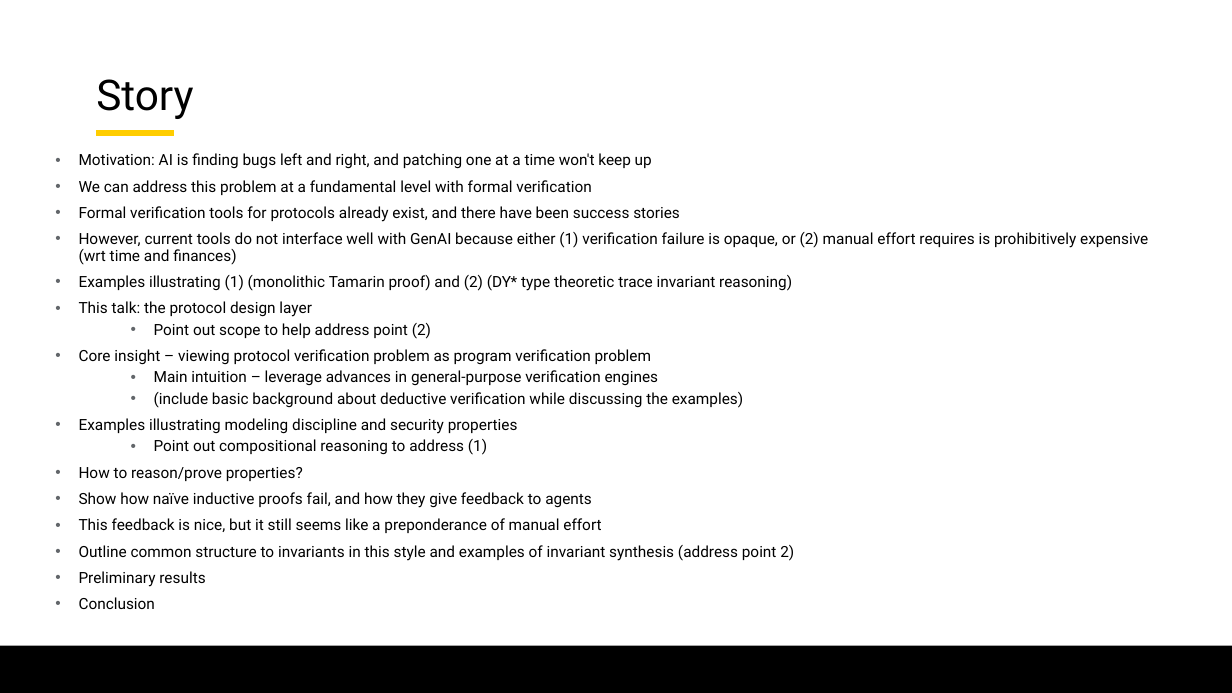
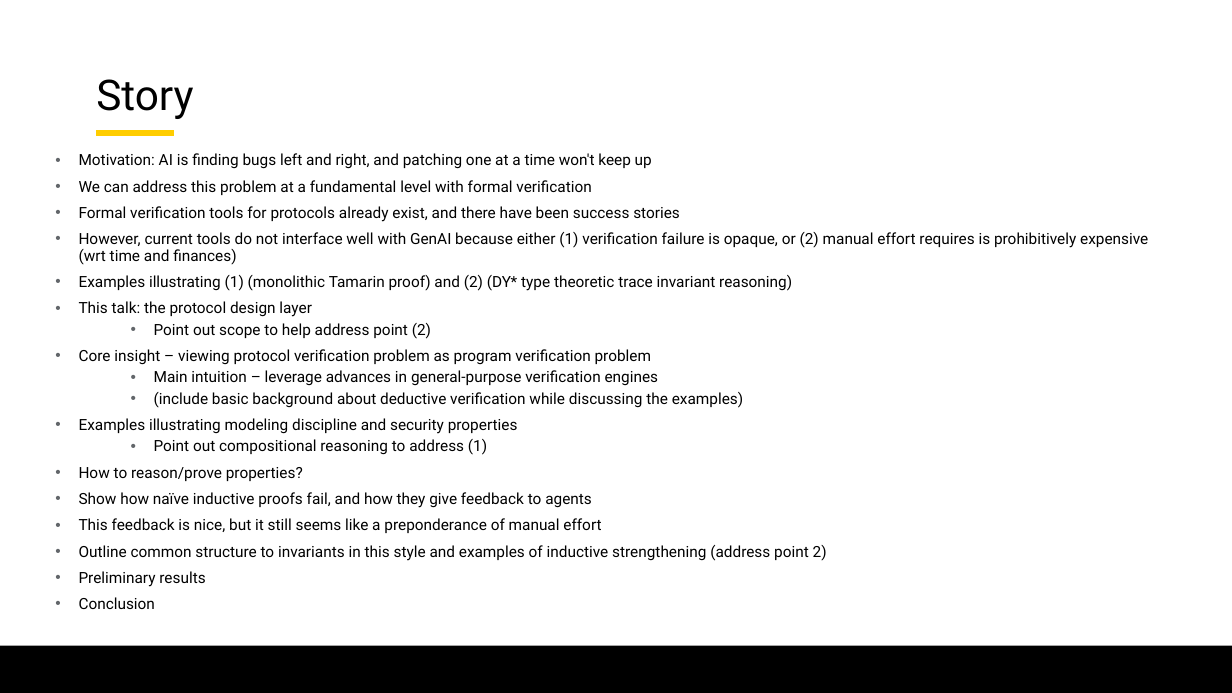
Before and after one commit to lorchrob/graduate_research_symposium, a slide deck: slide 71 of symposium_slides.pptx (slide 43 before the commit). Drawn at 1232x693 pixels with LibreOffice and Linux fonts; fonts in the diff are those of the drawing; background and template pictures are left out. Boxes give left, top, right and bottom in pixels: in the first picture for what was removed or moved away, otherwise in the second. Text is boxed around its words. In the diff, an @@ line names an element or a change of style, - is before the commit and + after.

```diff
--- a/symposium_slides.pptx
+++ b/symposium_slides.pptx
@@ text at (79, 545, 827, 561): text changed @@
-• Outline common structure to invariants in this style and examples of invariant synthesis (address point 2)
+• Outline common structure to invariants in this style and examples of inductive strengthening (address point 2)
```
Also in this commit, not shown: 36 other slides changed, 28 slides added.
